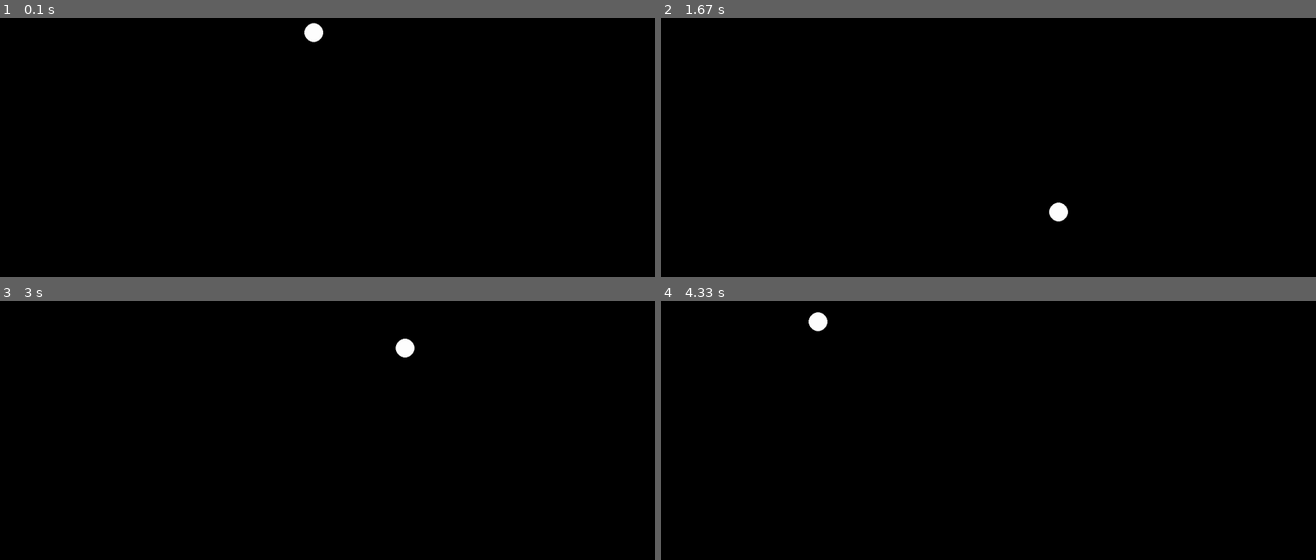
Above: before the commit, frames 1-4 (two rows, left to right).
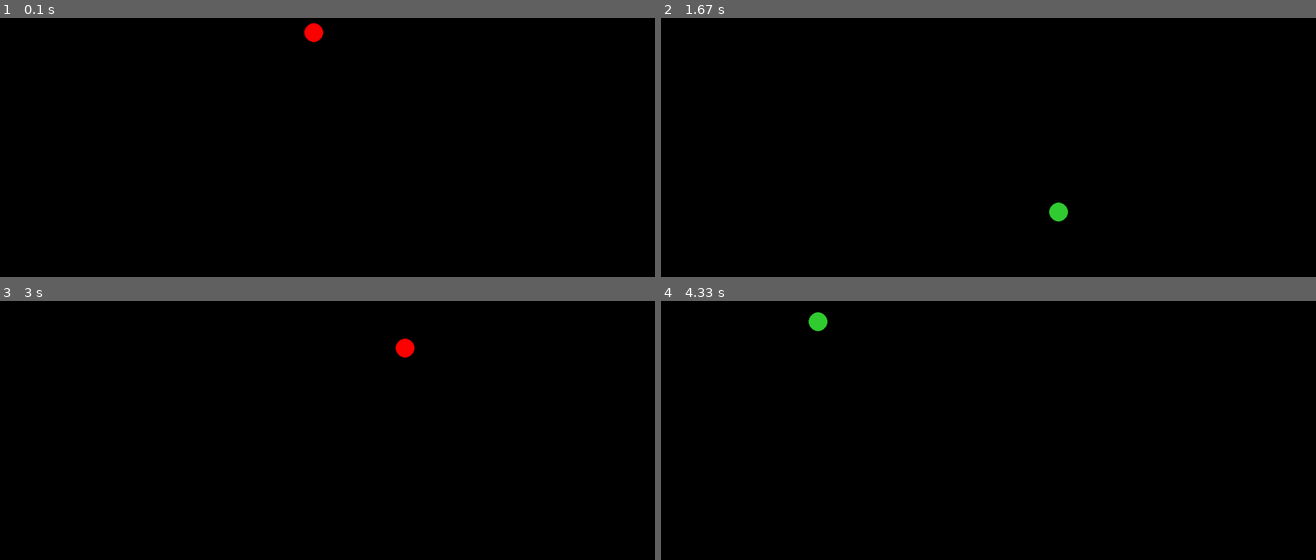
Above: after the commit, the same moments.

Repository: nickbuker/PygameBall
Game: pygame game, started from src/play_ball.py
The game is run twice, just before and just after one commit, with the same random seed, the same clock (stepped at 60 frames per second) and the same inputs.
Inputs:
- Up to frame 1 (0.1 s): no input
- Up to frame 2 (1.67 s): hold Right 0.33-0.8 s; hold Right 0.83-1.3 s; hold Left from 1.33 s (still down)
- Up to frame 3 (3 s): release Left at 1.87 s; hold Left 1.9-2.3 s; hold Right 2.33-2.97 s
- Up to frame 4 (4.33 s): hold Left 3-3.47 s; hold Right 3.5-3.97 s; hold Right from 4 s (still down)

The runs differ from the first frame. In frame 1, 0.2% of the frame differs, in the area x 46-50%, y 1-10%; in frame 2, 0.2%, in the area x 59-63%, y 71-79%; in frame 3, 0.2%; in frame 4, 0.2%.

Commit message:
add colors to ball

Diff:
--- a/src/ball.py
+++ b/src/ball.py
@@ -1,6 +1,6 @@
 class Ball:
 
-    def __init__(self, x, y, speed_x, speed_y, color, width=40, height=40):
+    def __init__(self, x, y, speed_x, speed_y, width=40, height=40):
         """
 
         Parameters
@@ -9,15 +9,22 @@
         y
         speed_x
         speed_y
-        color
         """
         self.x = x
         self.y = y
         self.speed_x = speed_x
         self.speed_y = speed_y
-        self.color = color
         self.width = width
         self.height = height
+        self.color_state = 0
+        self.colors = [
+            (255, 0, 0),
+            (255, 87, 51),
+            (255, 255, 0),
+            (50, 205, 50),
+            (20, 144, 255),
+            (138, 43, 226)
+        ]
 
     def update_speed_x(self, speed_x):
         """
@@ -57,3 +64,16 @@
         self.x += self.speed_x
         self.y += self.speed_y
         return
+
+    def set_color_state(self):
+        """
+
+        Returns
+        -------
+        None
+        """
+        if self.color_state < len(self.colors) - 1:
+            self.color_state += 1
+        else:
+            self.color_state = 0
+        return
--- a/src/play_ball.py
+++ b/src/play_ball.py
@@ -10,7 +10,6 @@
 # constants
 SCREEN_SIZE = (1500, 600)
 BLACK = (0, 0, 0)
-WHITE = (255, 255, 255)
 BALL_EDGE_WIDTH = 0
 
 
@@ -29,8 +28,7 @@
         x=int(SCREEN_SIZE[0] / 2) - 20,
         y=40,
         speed_x=0,
-        speed_y=0,
-        color=WHITE
+        speed_y=0
     )
     key_states = KeyStates()
     MIN_X = 0 + ball.width
@@ -65,18 +63,21 @@
             ball.x = MIN_X
             ball.speed_x *= -1
             splat_sound.play()
+            ball.set_color_state()
         if ball.x > MAX_X:
             ball.x = MAX_X
             ball.speed_x *= -1
             splat_sound.play()
+            ball.set_color_state()
         if ball.y > MAX_Y:
             ball.y = MAX_Y
             ball.speed_y *= -1
+            ball.set_color_state()
         ball.update_speed_y(ball.speed_y + 1)
         ball.update_position()
         pygame.draw.ellipse(
             screen,
-            ball.color,
+            ball.colors[ball.color_state],
             [ball.x, ball.y, ball.width, ball.height],
             BALL_EDGE_WIDTH
         )
@@ -84,5 +85,6 @@
         clock.tick(60)
     pygame.quit()
 
+
 if __name__ == '__main__':
     main()
